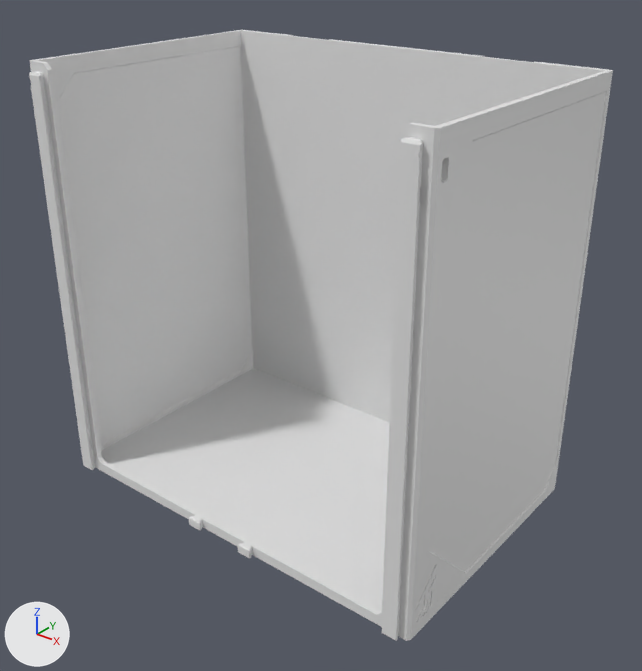
An edit to the glTF model parts/115/DecorDrawer_115-2W-3H.lib.glb, drawn before and after from the same camera.
Camera for both pictures: a camera (50 mm lens) standing at (192.0, -235.0, 210.0) and looking at (7.0, -3.0, 67.0). Arrows for +X, +Y and +Z are at lower left; the lights stay in place. The first picture is the older version. Where no turn or scale is listed for an object, it has been applied to the vertices. Vertices at exactly the same position are counted once.

Names of what the first picture shows: 'DecorDrawer_115-2W-3H'.
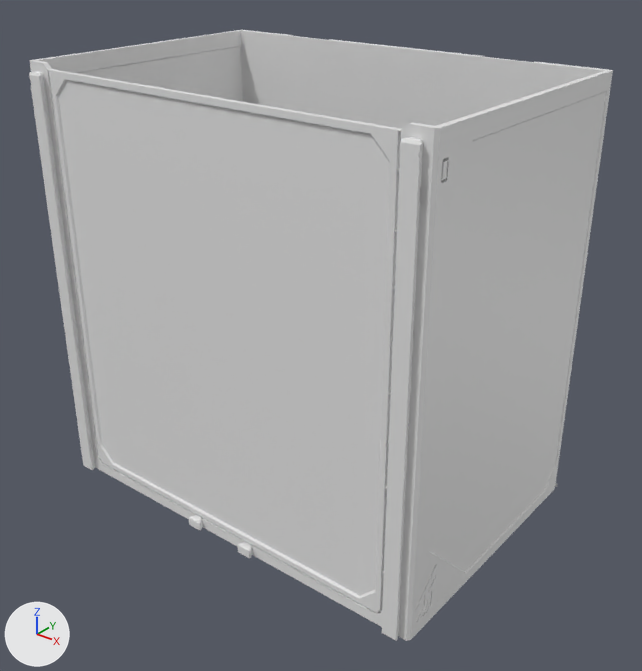
The change in detail:
me_decordrawer_115_2w_3h is used by ob_decordrawer_115_2w_3h; location (0.0, 0.0, 81.0).
me_decordrawer_115_2w_3h had 669 vertices, 1342 faces and spanned x -82.0..82.0, y -55.0..55.0, z -81.0..81.0.
me_decordrawer_115_2w_3h now has 1167 vertices, 2338 faces and spans x -82.0..82.0, y -55.0..55.0, z -81.0..81.0.
me_decordrawer_115_2w_3h part 1: a new loose piece of 24 vertices spanning x 80.0..82.0, y -49.0..-46.0, z 68.0..72.0.
me_decordrawer_115_2w_3h part 2: 27 vertices moved within x 81.0..82.0, y -45.0..-40.0, z -76.0..-72.0; 304 vertices added at x -71.0..82.0, y -52.0..-41.0, z -77.0..79.0.
Other edits to the shape of me_decordrawer_115_2w_3h do not show in these pictures.

What differs and where, as boxes [x1, y1, x2, y2] in the pictures (642 x 671 px):
part 1 of me_decordrawer_115_2w_3h, added: after [441, 159, 449, 180]
part 2 of me_decordrawer_115_2w_3h, built on: before [422, 590, 432, 616]; after [47, 70, 460, 638]
